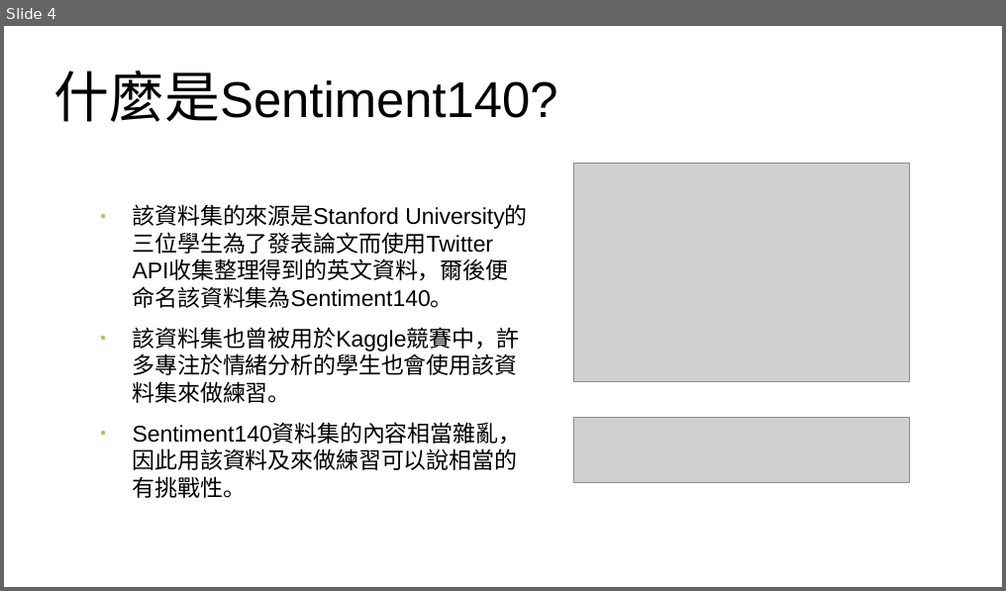
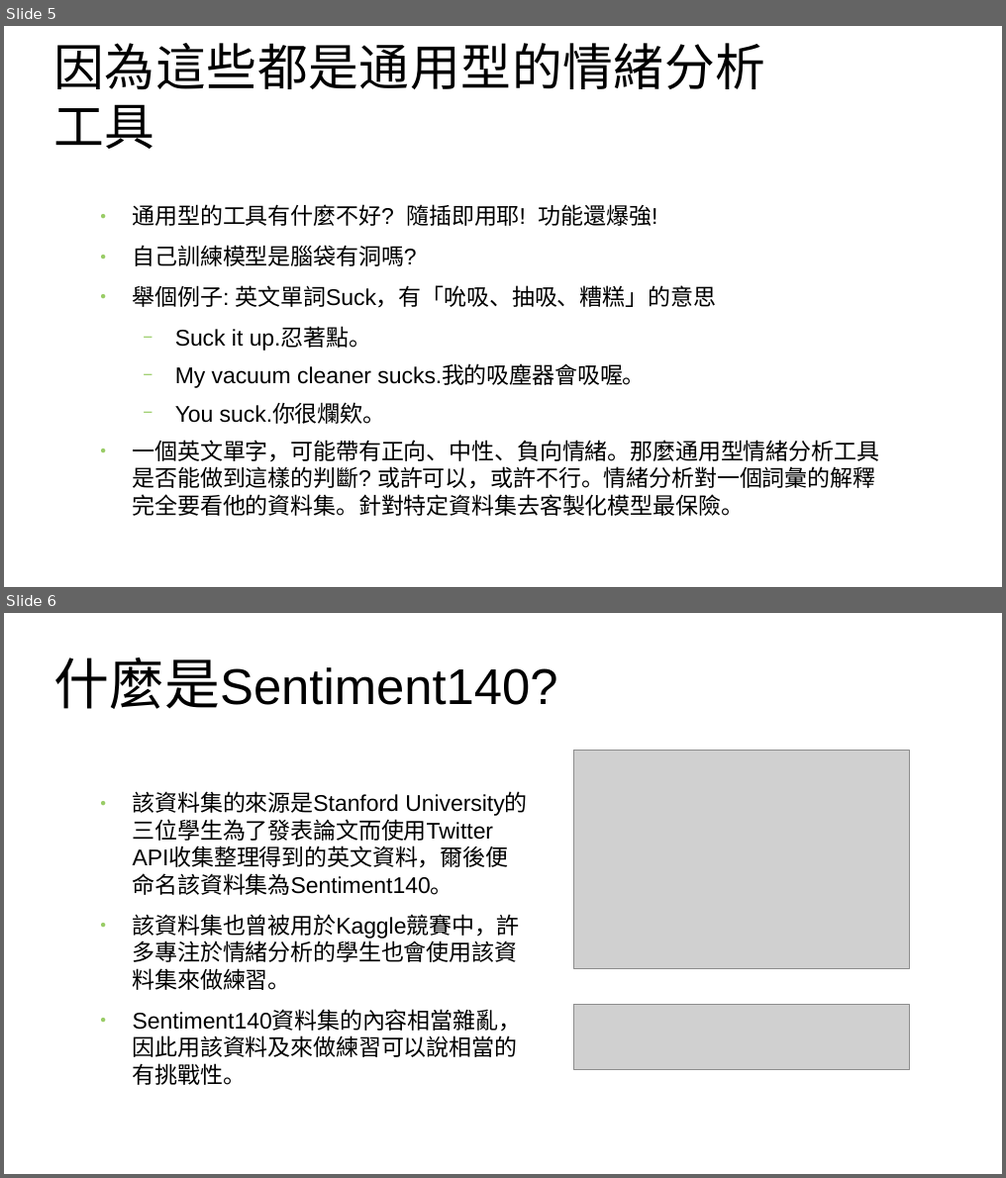
Before and after one commit to alen410/Allen, a slide deck: Week3/Twitter sentiment analysis using R with Sentiment140 dataset.odp. Shown one above the other, each under a label of ours: slide 4 before the commit, slides 5 and 6 after it. The pictures are 1006x591 and 1006x1178 pixels, drawn with LibreOffice and Linux fonts; fonts in the diff are those of the drawing; grey boxes stand for pictures; background and template pictures are left out. Boxes give left, top, right and bottom in pixels: in the first picture for what was removed or moved away, otherwise in the second. Text is boxed around its words. In the diff, an @@ line names an element or a change of style, - is before the commit and + after.

```diff
--- a/Week3/Twitter sentiment analysis using R with Sentiment140 dataset.odp
+++ b/Week3/Twitter sentiment analysis using R with Sentiment140 dataset.odp
@@ slide 5 added at (4,26,1002,587), background picture (left out) @@
@@ title added at (54,43,765,149), 40 pt, text #000000 @@
+因為這些都是通用型的情緒分析工具
@@ text added at (133,204,880,516), 18 pt, text #000000 @@
+● 通用型的工具有什麼不好? 隨插即用耶! 功能還爆強!
+● 自己訓練模型是腦袋有洞嗎?
+● 舉個例子: 英文單詞Suck，有「吮吸、抽吸、糟糕」的意思
+  − Suck it up.忍著點。
+  − My vacuum cleaner sucks.我的吸塵器會吸喔。
+  − You suck.你很爛欸。
+● 一個英文單字，可能帶有正向、中性、負向情緒。那麼通用型情緒分析工具是否能做到這樣的判斷? 或許可以，或許不行。情緒分析對一個詞彙的解釋完全要看他的資料集。針對特定資料集去客製化模型最保險。
@@ what was slide 4 is now slide 6 @@
```
Also in this commit, not shown: 3 other slides added, 3 other files.
